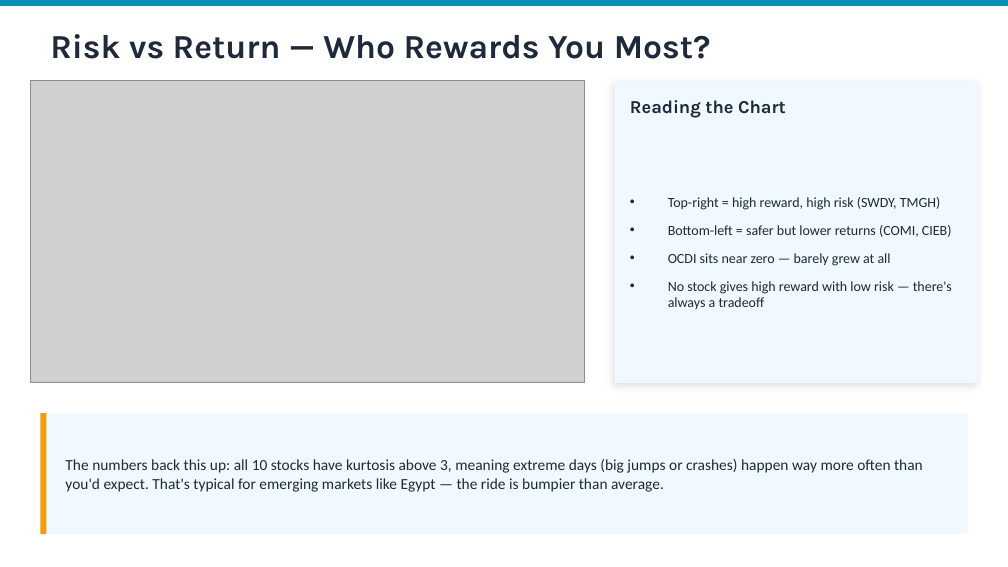
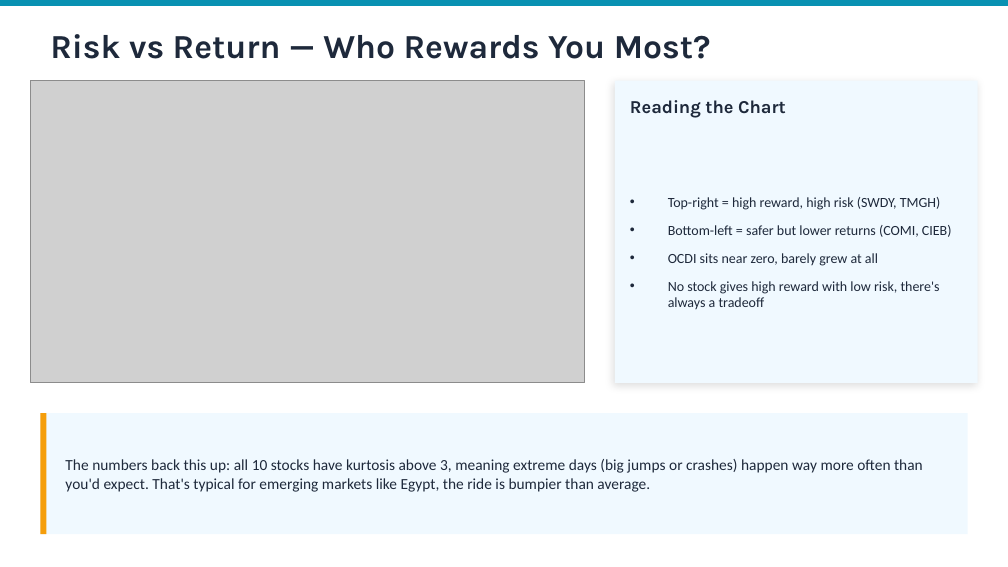
Before and after one commit to mohamedredasafan1/dataroom, a slide deck: slide 4 of EGX30_Presentation_Final.pptx. Drawn at 1008x567 pixels with LibreOffice and Linux fonts; fonts in the diff are those of the drawing; grey boxes stand for pictures. Boxes give left, top, right and bottom in pixels: in the first picture for what was removed or moved away, otherwise in the second. Text is boxed around its words. In the diff, an @@ line names an element or a change of style, - is before the commit and + after.

```diff
--- a/EGX30_Presentation_Final.pptx
+++ b/EGX30_Presentation_Final.pptx
@@ text at [668,253,940,309]: text changed @@
-• OCDI sits near zero — barely grew at all
-• No stock gives high reward with low risk — there's always a tradeoff
+• OCDI sits near zero, barely grew at all
+• No stock gives high reward with low risk, there's always a tradeoff
@@ text at [65,459,923,492]: text changed @@
-The numbers back this up: all 10 stocks have kurtosis above 3, meaning extreme days (big jumps or crashes) happen way more often than you'd expect. That's typical for emerging markets like Egypt — the ride is bumpier than average.
+The numbers back this up: all 10 stocks have kurtosis above 3, meaning extreme days (big jumps or crashes) happen way more often than you'd expect. That's typical for emerging markets like Egypt, the ride is bumpier than average.
```
Also in this commit, not shown: 9 other slides changed.
